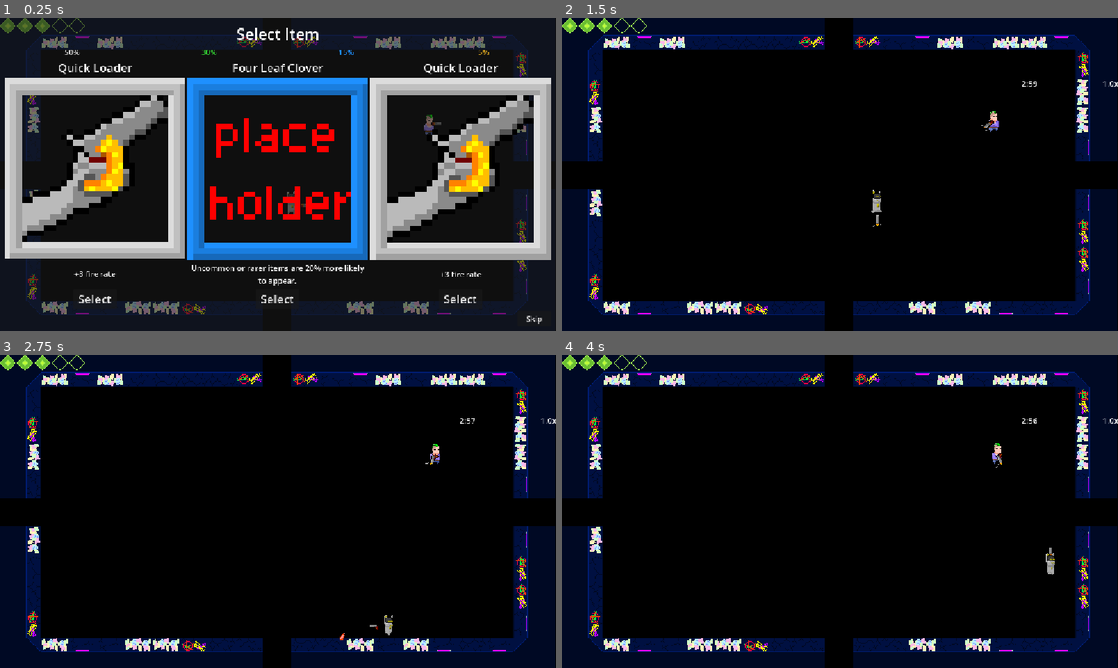
Above: before the commit, frames 1-4 (two rows, left to right).
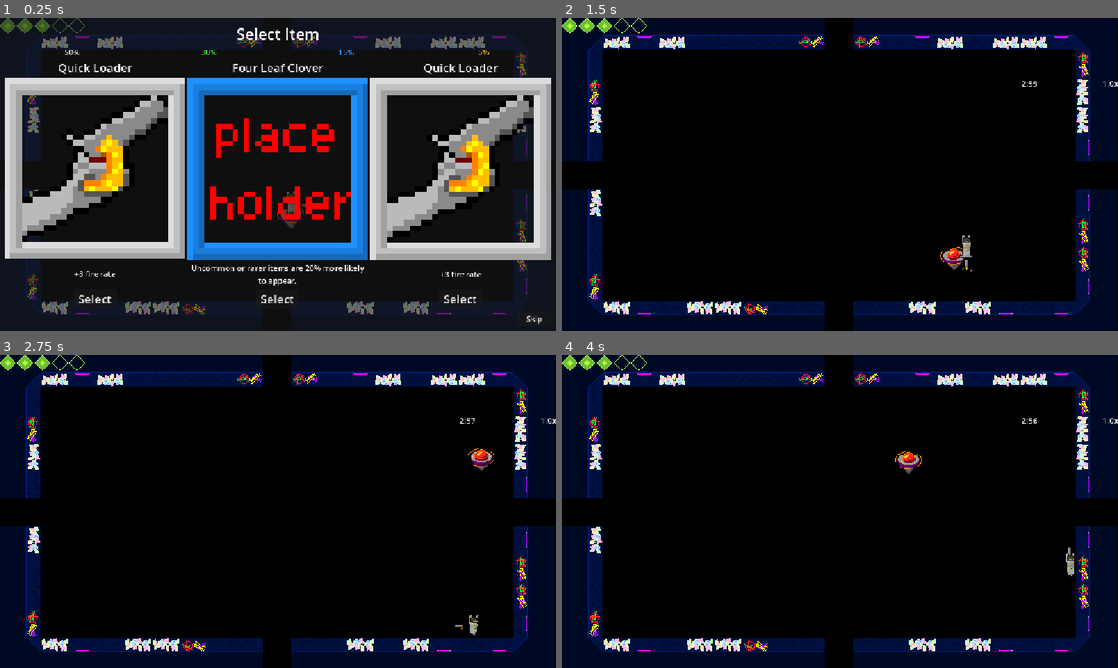
Above: after the commit, the same moments.

Repository: LitaDev-nsfw/Vector
Game: Godot game, scene res://Scenes/game.tscn
The game is run twice, just before and just after one commit, with the same random seed, the same clock (stepped at 60 frames per second) and the same inputs.
Inputs (mouse positions are in pixels of both pictures, inside the frame that each line leads up to):
- Up to frame 1 (0.25 s): no input
- Up to frame 2 (1.5 s): click "Select" at 0.5 s; move the mouse to (962, 158) at 1.27 s; hold D (move_right) from 1.28 s (still down); tap Down (aim_down) at 1.35 s
- Up to frame 3 (2.75 s): move the mouse to (166, 527) at 2.02 s; release D (move_right) at 2.03 s; hold S (move_down) from 2.03 s (still down); tap Left (aim_left) at 2.1 s
- Up to frame 4 (4 s): move the mouse to (895, 442) at 2.77 s; release S (move_down) at 2.78 s; hold D (move_right) 2.78-3.53 s; tap Right (aim_right) at 2.85 s; move the mouse to (812, 574) at 3.52 s; hold W (move_up) from 3.53 s (still down); tap Up (aim_up) at 3.6 s

The runs differ from the first frame. In frame 1, 0.2% of the frame differs, in the area x 49-80%, y 30-68%; in frame 2, 0.5%, in the area x 55-79%, y 29-82%; in frame 3, 0.4%; in frame 4, 0.5%.

Commit message:
main menu and spinner sprite

Diff:
--- a/Assets/Resources/SpriteFrames/sentry_head.tres
+++ b/Assets/Resources/SpriteFrames/sentry_head.tres
@@ -98,7 +98,7 @@
 "duration": 1.0,
 "texture": SubResource("AtlasTexture_vt4ob")
 }],
-"loop": true,
+"loop": false,
 "name": &"shoot_left",
 "speed": 5.0
 }, {
@@ -115,7 +115,7 @@
 "duration": 1.0,
 "texture": SubResource("AtlasTexture_scl1n")
 }],
-"loop": true,
+"loop": false,
 "name": &"shoot_right",
 "speed": 5.0
 }, {
@@ -132,7 +132,7 @@
 "duration": 1.0,
 "texture": SubResource("AtlasTexture_4jyny")
 }],
-"loop": true,
+"loop": false,
 "name": &"shoot_up",
 "speed": 5.0
 }]
--- /dev/null
+++ b/Assets/Resources/SpriteFrames/spinner.tres
@@ -0,0 +1,39 @@
+[gd_resource type="SpriteFrames" format=3 uid="uid://bll2vcsn2ndjd"]
+
+[ext_resource type="Texture2D" uid="uid://baqwswydowttg" path="res://Assets/Sprites/spinner_sheet.png" id="1_urkhq"]
+
+[sub_resource type="AtlasTexture" id="AtlasTexture_as4v6"]
+atlas = ExtResource("1_urkhq")
+region = Rect2(0, 0, 32, 32)
+
+[sub_resource type="AtlasTexture" id="AtlasTexture_uomg8"]
+atlas = ExtResource("1_urkhq")
+region = Rect2(32, 0, 32, 32)
+
+[sub_resource type="AtlasTexture" id="AtlasTexture_hakld"]
+atlas = ExtResource("1_urkhq")
+region = Rect2(64, 0, 32, 32)
+
+[sub_resource type="AtlasTexture" id="AtlasTexture_bg4gt"]
+atlas = ExtResource("1_urkhq")
+region = Rect2(96, 0, 32, 32)
+
+[resource]
+animations = [{
+"frames": [{
+"duration": 1.0,
+"texture": SubResource("AtlasTexture_as4v6")
+}, {
+"duration": 1.0,
+"texture": SubResource("AtlasTexture_uomg8")
+}, {
+"duration": 1.0,
+"texture": SubResource("AtlasTexture_hakld")
+}, {
+"duration": 1.0,
+"texture": SubResource("AtlasTexture_bg4gt")
+}],
+"loop": true,
+"name": &"idle",
+"speed": 10.0
+}]
--- a/Assets/Resources/SpriteFrames/wanderer.tres
+++ b/Assets/Resources/SpriteFrames/wanderer.tres
@@ -94,7 +94,7 @@
 "duration": 1.0,
 "texture": SubResource("AtlasTexture_beysx")
 }],
-"loop": false,
+"loop": true,
 "name": &"walk",
 "speed": 5.0
 }]
--- a/Data/Scripts/States/Enemy States/idle_bounce.gd
+++ b/Data/Scripts/States/Enemy States/idle_bounce.gd
@@ -17,7 +17,7 @@
 
 
 func begin_state():
-	pass
+	state_owner.play_animation("idle")
 
 func update(_delta: float):
 	if G.halt_actions or state_owner.frozen:
--- a/Data/Scripts/States/Player States/attack.gd
+++ b/Data/Scripts/States/Player States/attack.gd
@@ -10,7 +10,7 @@
 func begin_state():
 	var shoot_delay_time = player.BASE_FIRE_DELAY/player.get_attribute(Player.Attributes.FIRE_RATE)
 	print(shoot_delay_time)
-	player.animation_player.play("shoot",-1,1/shoot_delay_time)
+	player.animation_player.play("shoot",-1,1.05/shoot_delay_time)
 	attack_timer.start(shoot_delay_time)
 	#player.spawn_attack(Player.AttackTypes.SMALL_SLASH,player.get_attribute(Player.Attributes.STRENGTH))
 
--- a/Data/Scripts/enemy.gd
+++ b/Data/Scripts/enemy.gd
@@ -42,12 +42,15 @@
 @export var charge_up: float = 1.0
 @export var laser_duration: float = 2.5
 @export_category("Visual Tweaks")
+##Whether the sprite flips while moving left vs right
+@export var ignore_flip = false
 ##How much to offset bullet spawn by. This is applied to bullets equally, regardless of bullet direction
 @export var overall_bullet_spawn_offset: Vector2
 ##How much to offset an individual bullet spawn by. This offset is rotated towards bullet direction.
 @export var individual_bullet_spawn_offset: Vector2
-## This value can be used to squish the offset vertically, to account for the skew created by the perspective
+## This value can be used to squish the bullet offset vertically, to account for the skew created by the perspective
 @export var vertical_skew: float = 1.0
+
 
 var lasers: Array[Laser] = []
 var is_alive = true
@@ -95,15 +98,15 @@
 			if sprite_frames.has_animation("shoot"):
 				character_sprite.animation = "shoot"
 		if !fires_lasers:
-			play_animation("shoot",1/shoot_delay_time)
+			play_animation("shoot",1.05/shoot_delay_time)
 		else:
-			play_animation("shoot",charge_up)
+			play_animation("shoot",1.05/charge_up)
 			shoot()
 	else:
 		if !fires_lasers:
-			play_animation("shoot_head",1/shoot_delay_time)
+			play_animation("shoot_head",1.05/shoot_delay_time)
 		else:
-			play_animation("shoot_head",charge_up)
+			play_animation("shoot_head",1.05/charge_up)
 			shoot()
 	return true
 
@@ -271,7 +274,7 @@
 			optional_weapon_sprite.animation = "shoot_up"
 		elif pi_removed_rotation > .25:
 			optional_weapon_sprite.animation = "shoot_left"
-	if velocity:
+	if velocity and !ignore_flip:
 		if velocity.x > 0:
 			character_sprite.flip_h = false
 		else:
--- /dev/null
+++ b/Data/Scripts/main_menu.gd
@@ -0,0 +1 @@
+extends Control
--- /dev/null
+++ b/Data/Scripts/options_page.gd
@@ -0,0 +1,12 @@
+extends VBoxContainer
+
+signal mouse_controls_toggle(toggled_on: bool)
+signal back_button
+
+
+func _on_mouse_controls_toggled(toggled_on: bool) -> void:
+	mouse_controls_toggle.emit(toggled_on)
+
+
+func _on_back_pressed() -> void:
+	back_button.emit()
--- a/Data/Scripts/pause_menu.gd
+++ b/Data/Scripts/pause_menu.gd
@@ -1,11 +1,12 @@
 extends Control
 
+@export var is_main_menu = false
 
 var just_pressed := false
 
 @onready var default_page = find_child("DefaultPage")
 @onready var options_page = find_child("OptionsPage")
-
+@onready var main_game_scene = preload("res://Scenes/game.tscn")
 
 
 func unpause():
@@ -21,7 +22,11 @@
 		just_pressed = false
 
 func _on_resume_pressed() -> void:
-	unpause()
+	if !is_main_menu:
+		unpause()
+	else:
+		var game_node = main_game_scene.instantiate()
+		get_tree().change_scene_to_node(game_node)
 
 func _on_options_pressed() -> void:
 	options_page.visible = true
@@ -35,3 +40,10 @@
 func _on_back_pressed() -> void:
 	options_page.visible = false
 	default_page.visible = true
+
+
+func _on_quit_pressed() -> void:
+	if !is_main_menu:
+		get_tree().change_scene_to_file("res://Scenes/main_menu.tscn")
+	else:
+		get_tree().quit()
--- a/Data/Scripts/player.gd
+++ b/Data/Scripts/player.gd
@@ -56,7 +56,7 @@
 		health = value
 		health_changed.emit(health)
 		if health <= 0:
-			queue_free()
+			get_tree().change_scene_to_file("res://Scenes/main_menu.tscn")
 		if is_node_ready():
 			update_sprite_health_colors()
 
--- a/Scenes/Enemies/fast_sentry.tscn
+++ b/Scenes/Enemies/fast_sentry.tscn
@@ -5,7 +5,6 @@
 [ext_resource type="Script" uid="uid://cef51vxtrq5kc" path="res://Data/Scripts/States/Enemy States/idle_stationary.gd" id="2_h86s8"]
 [ext_resource type="Script" uid="uid://b7taqorvmqwtu" path="res://Data/Scripts/States/Enemy States/shoot_stationary.gd" id="3_fdu7v"]
 [ext_resource type="Texture2D" uid="uid://cch3rylvtm5tx" path="res://Assets/Sprites/sentry_normals.png" id="3_hq52u"]
-[ext_resource type="SpriteFrames" uid="uid://c8x6q4m2svqm8" path="res://Assets/Resources/SpriteFrames/sentry_head.tres" id="6_l1wwo"]
 
 [sub_resource type="CircleShape2D" id="CircleShape2D_fdu7v"]
 radius = 181.27603
@@ -33,14 +32,14 @@
 
 [node name="Sprite" parent="." index="5" unique_id=1151198309]
 sprite_frames = ExtResource("2_2cdol")
+animation = &"idle"
 
 [node name="CollisionShape2D" type="CollisionShape2D" parent="DetectionHitbox" parent_id_path=PackedInt32Array(187940754) index="0" unique_id=1804655026]
 shape = SubResource("CircleShape2D_fdu7v")
 
 [node name="WeaponSpriteContainer" parent="." index="8" unique_id=1459535350]
+visible = true
 position = Vector2(0, -3)
 
 [node name="OptionalWeaponSprite" parent="WeaponSpriteContainer" index="0" unique_id=1720919820]
-position = Vector2(0, 3)
-sprite_frames = ExtResource("6_l1wwo")
-animation = &"shoot_down"
+position = Vector2(3, 0)
--- a/Scenes/Enemies/slow_sentry.tscn
+++ b/Scenes/Enemies/slow_sentry.tscn
@@ -5,7 +5,6 @@
 [ext_resource type="SpriteFrames" uid="uid://1bml5odqo56p" path="res://Assets/Resources/SpriteFrames/sentry.tres" id="2_iapy6"]
 [ext_resource type="Texture2D" uid="uid://cch3rylvtm5tx" path="res://Assets/Sprites/sentry_normals.png" id="3_cl75e"]
 [ext_resource type="Script" uid="uid://b7taqorvmqwtu" path="res://Data/Scripts/States/Enemy States/shoot_stationary.gd" id="3_hlhf0"]
-[ext_resource type="SpriteFrames" uid="uid://c8x6q4m2svqm8" path="res://Assets/Resources/SpriteFrames/sentry_head.tres" id="6_cl75e"]
 
 [sub_resource type="CircleShape2D" id="CircleShape2D_8op6i"]
 radius = 181.27603
@@ -33,14 +32,15 @@
 
 [node name="Sprite" parent="." index="5" unique_id=1151198309]
 sprite_frames = ExtResource("2_iapy6")
+animation = &"idle"
 
 [node name="CollisionShape2D" type="CollisionShape2D" parent="DetectionHitbox" parent_id_path=PackedInt32Array(187940754) index="0" unique_id=877540390]
 shape = SubResource("CircleShape2D_8op6i")
 
 [node name="WeaponSpriteContainer" parent="." index="8" unique_id=1459535350]
+visible = true
 position = Vector2(0, -3)
 
 [node name="OptionalWeaponSprite" parent="WeaponSpriteContainer" index="0" unique_id=1720919820]
-position = Vector2(0, 3)
-sprite_frames = ExtResource("6_cl75e")
-animation = &"shoot_down"
+position = Vector2(3, 0)
+animation = &"shoot_up"
--- a/Scenes/Enemies/wanderer.tscn
+++ b/Scenes/Enemies/wanderer.tscn
@@ -5,6 +5,9 @@
 [ext_resource type="Script" uid="uid://b7taqorvmqwtu" path="res://Data/Scripts/States/Enemy States/shoot_stationary.gd" id="3_88r02"]
 [ext_resource type="SpriteFrames" uid="uid://bi30w37icceoo" path="res://Assets/Resources/SpriteFrames/wanderer.tres" id="4_73xea"]
 [ext_resource type="Texture2D" uid="uid://bop8efxf2angm" path="res://Assets/Sprites/weapon_sheet.png" id="5_73xea"]
+
+[sub_resource type="CircleShape2D" id="CircleShape2D_73xea"]
+radius = 7.0
 
 [sub_resource type="CircleShape2D" id="CircleShape2D_88r02"]
 radius = 320.0
@@ -193,6 +196,10 @@
 line_of_sight = NodePath("../../LineOfSight")
 metadata/_custom_type_script = "uid://4yulkrqdi05f"
 
+[node name="CollisionShape2D" parent="." index="4" unique_id=1759336711]
+position = Vector2(0, -10)
+shape = SubResource("CircleShape2D_73xea")
+
 [node name="Sprite" parent="." index="5" unique_id=1151198309]
 sprite_frames = ExtResource("4_73xea")
 animation = &"idle"
--- a/Scenes/enemy.tscn
+++ b/Scenes/enemy.tscn
@@ -188,7 +188,7 @@
 }
 
 [sub_resource type="CircleShape2D" id="CircleShape2D_mucmn"]
-radius = 20.22375
+radius = 12.0
 
 [sub_resource type="ShaderMaterial" id="ShaderMaterial_1dp5w"]
 shader = ExtResource("3_0830c")
@@ -217,7 +217,6 @@
 libraries/ = SubResource("AnimationLibrary_1dp5w")
 
 [node name="CollisionShape2D" type="CollisionShape2D" parent="." unique_id=1759336711]
-visible = false
 shape = SubResource("CircleShape2D_mucmn")
 
 [node name="Sprite" type="AnimatedSprite2D" parent="." unique_id=1151198309]
--- a/Scenes/game.tscn
+++ b/Scenes/game.tscn
@@ -3,9 +3,10 @@
 [ext_resource type="Texture2D" uid="uid://p4uijrce3q4d" path="res://Assets/Sprites/large_point_light.png" id="2_1phco"]
 [ext_resource type="Script" uid="uid://n87epj2ltqdw" path="res://Data/Scripts/level.gd" id="2_ewbju"]
 [ext_resource type="PackedScene" uid="uid://dbtgpv01w0f1x" path="res://Scenes/base_room.tscn" id="2_nnt18"]
-[ext_resource type="PackedScene" uid="uid://csqdceksah25l" path="res://Scenes/Enemies/wanderer.tscn" id="5_h4fw4"]
+[ext_resource type="PackedScene" uid="uid://caktgo75008vf" path="res://Scenes/spinner.tscn" id="5_h4fw4"]
 [ext_resource type="PackedScene" uid="uid://7ece84hg3lnd" path="res://Scenes/player.tscn" id="5_v158k"]
 [ext_resource type="Script" uid="uid://dovlcp7gobgyc" path="res://Data/Scripts/pause_menu.gd" id="9_h4fw4"]
+[ext_resource type="PackedScene" uid="uid://c5r225hc58dkc" path="res://Scenes/options_page.tscn" id="10_ldgsr"]
 [ext_resource type="Script" uid="uid://bn1h50ufx85up" path="res://Data/Scripts/ui.gd" id="18_85qyi"]
 [ext_resource type="Texture2D" uid="uid://cmwympn1o4gw6" path="res://Assets/Sprites/combo_meter.png" id="20_7nbq1"]
 [ext_resource type="Script" uid="uid://bl8swghpiopp0" path="res://Data/Scripts/item_selection.gd" id="21_exi56"]
@@ -34,9 +35,7 @@
 [node name="StartingRoom" parent="Level" unique_id=1415294416 instance=ExtResource("2_nnt18")]
 has_enemies = false
 
-[node name="Wanderer" parent="Level/StartingRoom" unique_id=1631603036 instance=ExtResource("5_h4fw4")]
-position = Vector2(159, -91)
-attack_delay = 8.0
+[node name="Spinner" parent="Level/StartingRoom" unique_id=1631603036 instance=ExtResource("5_h4fw4")]
 
 [node name="UI" type="CanvasLayer" parent="." unique_id=498555873]
 script = ExtResource("18_85qyi")
@@ -261,43 +260,13 @@
 size_flags_horizontal = 4
 text = "Quit"
 
-[node name="OptionsPage" type="VBoxContainer" parent="UI/PauseMenu/PanelContainer/MarginContainer" unique_id=1486614913]
-visible = false
-layout_mode = 2
-alignment = 1
-
-[node name="MouseControlsToggleContainer" type="Control" parent="UI/PauseMenu/PanelContainer/MarginContainer/OptionsPage" unique_id=1021564763]
-layout_mode = 2
-size_flags_vertical = 3
-
-[node name="MouseControlsToggle" type="CheckButton" parent="UI/PauseMenu/PanelContainer/MarginContainer/OptionsPage/MouseControlsToggleContainer" unique_id=267003179]
-layout_mode = 0
-offset_right = 44.0
-offset_bottom = 24.0
-text = "Mouse Aiming"
-
-[node name="BackContainer" type="Control" parent="UI/PauseMenu/PanelContainer/MarginContainer/OptionsPage" unique_id=2079830967]
-layout_mode = 2
-size_flags_vertical = 3
-
-[node name="Back" type="Button" parent="UI/PauseMenu/PanelContainer/MarginContainer/OptionsPage/BackContainer" unique_id=95873409]
-layout_mode = 1
-anchors_preset = 8
-anchor_left = 0.5
-anchor_top = 0.5
-anchor_right = 0.5
-anchor_bottom = 0.5
-offset_left = -35.0
-offset_top = -15.5
-offset_right = 35.0
-offset_bottom = 15.5
-grow_horizontal = 2
-grow_vertical = 2
-size_flags_horizontal = 4
-text = "Back"
+[node name="OptionsPage" parent="UI/PauseMenu/PanelContainer/MarginContainer" unique_id=2045501422 instance=ExtResource("10_ldgsr")]
+visible = false
+layout_mode = 2
 
 [connection signal="pressed" from="UI/ItemSelectionScreen/PanelContainer/MarginContainer/VBoxContainer/SkipButtonContainer/SkipButton" to="UI/ItemSelectionScreen" method="_on_skip_button_pressed"]
 [connection signal="pressed" from="UI/PauseMenu/PanelContainer/MarginContainer/DefaultPage/ResumeContainer/Resume" to="UI/PauseMenu" method="_on_resume_pressed"]
 [connection signal="pressed" from="UI/PauseMenu/PanelContainer/MarginContainer/DefaultPage/OptionsContainer/Options" to="UI/PauseMenu" method="_on_options_pressed"]
-[connection signal="toggled" from="UI/PauseMenu/PanelContainer/MarginContainer/OptionsPage/MouseControlsToggleContainer/MouseControlsToggle" to="UI/PauseMenu" method="_on_mouse_controls_toggled"]
-[connection signal="pressed" from="UI/PauseMenu/PanelContainer/MarginContainer/OptionsPage/BackContainer/Back" to="UI/PauseMenu" method="_on_back_pressed"]
+[connection signal="pressed" from="UI/PauseMenu/PanelContainer/MarginContainer/DefaultPage/QuitContainer/Quit" to="UI/PauseMenu" method="_on_quit_pressed"]
+[connection signal="back_button" from="UI/PauseMenu/PanelContainer/MarginContainer/OptionsPage" to="UI/PauseMenu" method="_on_back_pressed"]
+[connection signal="mouse_controls_toggle" from="UI/PauseMenu/PanelContainer/MarginContainer/OptionsPage" to="UI/PauseMenu" method="_on_mouse_controls_toggled"]
--- /dev/null
+++ b/Scenes/main_menu.tscn
@@ -0,0 +1,99 @@
+[gd_scene format=3 uid="uid://hmk8xon7r21c"]
+
+[ext_resource type="Script" uid="uid://dovlcp7gobgyc" path="res://Data/Scripts/pause_menu.gd" id="1_48xlc"]
+[ext_resource type="PackedScene" uid="uid://c5r225hc58dkc" path="res://Scenes/options_page.tscn" id="2_48xlc"]
+
+[node name="MainMenu" type="Control" unique_id=1642413180]
+layout_mode = 3
+anchors_preset = 15
+anchor_right = 1.0
+anchor_bottom = 1.0
+grow_horizontal = 2
+grow_vertical = 2
+script = ExtResource("1_48xlc")
+is_main_menu = true
+
+[node name="PanelContainer" type="PanelContainer" parent="." unique_id=1299270121]
+layout_mode = 1
+anchors_preset = 8
+anchor_left = 0.5
+anchor_top = 0.5
+anchor_right = 0.5
+anchor_bottom = 0.5
+offset_left = -125.0
+offset_top = -175.0
+offset_right = 125.0
+offset_bottom = 175.0
+grow_horizontal = 2
+grow_vertical = 2
+
+[node name="DefaultPage" type="VBoxContainer" parent="PanelContainer" unique_id=461454574]
+custom_minimum_size = Vector2(250, 350)
+layout_mode = 2
+
+[node name="StartGameContainer" type="Control" parent="PanelContainer/DefaultPage" unique_id=358292480]
+layout_mode = 2
+size_flags_vertical = 3
+
+[node name="StartGame" type="Button" parent="PanelContainer/DefaultPage/StartGameContainer" unique_id=336346597]
+layout_mode = 1
+anchors_preset = 8
+anchor_left = 0.5
+anchor_top = 0.5
+anchor_right = 0.5
+anchor_bottom = 0.5
+offset_left = -35.0
+offset_top = -15.5
+offset_right = 35.0
+offset_bottom = 15.5
+grow_horizontal = 2
+grow_vertical = 2
+text = "Start"
+
+[node name="OptionsContainer" type="Control" parent="PanelContainer/DefaultPage" unique_id=1431506147]
+layout_mode = 2
+size_flags_vertical = 3
+
+[node name="Options" type="Button" parent="PanelContainer/DefaultPage/OptionsContainer" unique_id=491996432]
+layout_mode = 1
+anchors_preset = 8
+anchor_left = 0.5
+anchor_top = 0.5
+anchor_right = 0.5
+anchor_bottom = 0.5
+offset_left = -35.0
+offset_top = -15.5
+offset_right = 35.0
+offset_bottom = 15.5
+grow_horizontal = 2
+grow_vertical = 2
+text = "Options"
+
+[node name="QuitContainer" type="Control" parent="PanelContainer/DefaultPage" unique_id=2079042681]
+layout_mode = 2
+size_flags_vertical = 3
+
+[node name="QuitGame" type="Button" parent="PanelContainer/DefaultPage/QuitContainer" unique_id=966312478]
+layout_mode = 1
+anchors_preset = 8
+anchor_left = 0.5
+anchor_top = 0.5
+anchor_right = 0.5
+anchor_bottom = 0.5
+offset_left = -35.0
+offset_top = -15.5
+offset_right = 35.0
+offset_bottom = 15.5
+grow_horizontal = 2
+grow_vertical = 2
+text = "Quit"
+
+[node name="OptionsPage" parent="PanelContainer" unique_id=2045501422 instance=ExtResource("2_48xlc")]
+visible = false
+layout_mode = 2
+
+[connection signal="pressed" from="PanelContainer/DefaultPage/StartGameContainer/StartGame" to="." method="_on_resume_pressed"]
+[connection signal="pressed" from="PanelContainer/DefaultPage/OptionsContainer/Options" to="." method="_on_options_pressed"]
+[connection signal="pressed" from="PanelContainer/DefaultPage/QuitContainer/QuitGame" to="." method="_on_quit_pressed"]
+[connection signal="back_button" from="PanelContainer/OptionsPage" to="." method="_on_back_pressed"]
+[connection signal="mouse_controls_toggle" from="PanelContainer/OptionsPage" to="." method="_on_mouse_controls_toggled"]
--- /dev/null
+++ b/Scenes/options_page.tscn
@@ -0,0 +1,50 @@
+[gd_scene format=3 uid="uid://c5r225hc58dkc"]
+
+[ext_resource type="Script" uid="uid://b8tkwne6r0b0l" path="res://Data/Scripts/options_page.gd" id="1_q4kpw"]
+
+[node name="OptionsPage" type="VBoxContainer" unique_id=2045501422]
+custom_minimum_size = Vector2(250, 350)
+alignment = 1
+script = ExtResource("1_q4kpw")
+
+[node name="MouseControlsToggleContainer" type="Control" parent="." unique_id=240726650]
+layout_mode = 2
+size_flags_vertical = 3
+
+[node name="MouseControlsToggle" type="CheckButton" parent="MouseControlsToggleContainer" unique_id=337327568]
+layout_mode = 1
+anchors_preset = 8
+anchor_left = 0.5
+anchor_top = 0.5
+anchor_right = 0.5
+anchor_bottom = 0.5
+offset_left = -79.0
+offset_top = -15.5
+offset_right = 79.0
+offset_bottom = 15.5
+grow_horizontal = 2
+grow_vertical = 2
+text = "Mouse Aiming"
+
+[node name="BackContainer" type="Control" parent="." unique_id=1695414967]
+layout_mode = 2
+size_flags_vertical = 3
+
+[node name="Back" type="Button" parent="BackContainer" unique_id=653950163]
+layout_mode = 1
+anchors_preset = 8
+anchor_left = 0.5
+anchor_top = 0.5
+anchor_right = 0.5
+anchor_bottom = 0.5
+offset_left = -35.0
+offset_top = -15.5
+offset_right = 35.0
+offset_bottom = 15.5
+grow_horizontal = 2
+grow_vertical = 2
+size_flags_horizontal = 4
+text = "Back"
+
+[connection signal="toggled" from="MouseControlsToggleContainer/MouseControlsToggle" to="." method="_on_mouse_controls_toggled"]
+[connection signal="pressed" from="BackContainer/Back" to="." method="_on_back_pressed"]
--- a/Scenes/spinner.tscn
+++ b/Scenes/spinner.tscn
@@ -2,8 +2,14 @@
 
 [ext_resource type="PackedScene" uid="uid://du3qu1tudrtpa" path="res://Scenes/enemy.tscn" id="1_dgelw"]
 [ext_resource type="Script" uid="uid://77hmmqjw7u6l" path="res://Data/Scripts/States/Enemy States/idle_bounce.gd" id="2_8e35x"]
+[ext_resource type="SpriteFrames" uid="uid://bll2vcsn2ndjd" path="res://Assets/Resources/SpriteFrames/spinner.tres" id="2_as4v6"]
 
 [node name="Spinner" unique_id=1631603036 instance=ExtResource("1_dgelw")]
+collision_mask = 32
+sprite_frames = ExtResource("2_as4v6")
+health = 40.0
+move_speed = 175.0
+ignore_flip = true
 
 [node name="StateMachine" parent="." index="2" unique_id=206549298 node_paths=PackedStringArray("default_state")]
 default_state = NodePath("Idle")
@@ -11,3 +17,11 @@
 [node name="Idle" type="Node" parent="StateMachine" index="0" unique_id=1499002762]
 script = ExtResource("2_8e35x")
 metadata/_custom_type_script = "uid://4yulkrqdi05f"
+
+[node name="CollisionShape2D" parent="." index="4" unique_id=1759336711]
+position = Vector2(0, 3)
+
+[node name="Sprite" parent="." index="5" unique_id=1151198309]
+sprite_frames = ExtResource("2_as4v6")
+animation = &"idle"
+autoplay = ""
Binary file added: Assets/Sprites/spinner.ase
Binary file added: Assets/Sprites/spinner.gif
Binary file added: Assets/Sprites/spinner_sheet.png
Not shown, added: Assets/Sprites/spinner_sheet.png.import
Not shown, added: Data/Scripts/main_menu.gd.uid
Not shown, added: Data/Scripts/options_page.gd.uid
